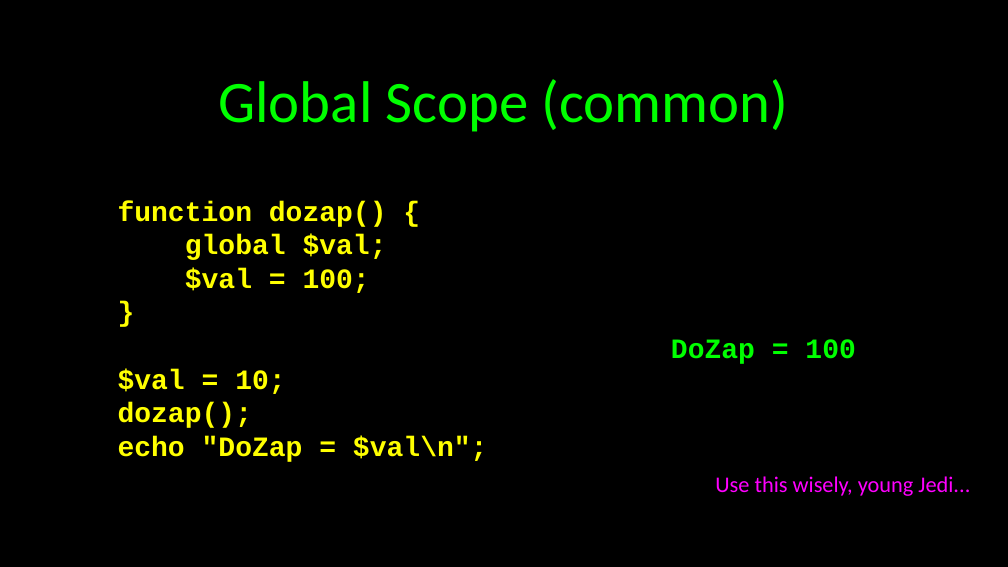
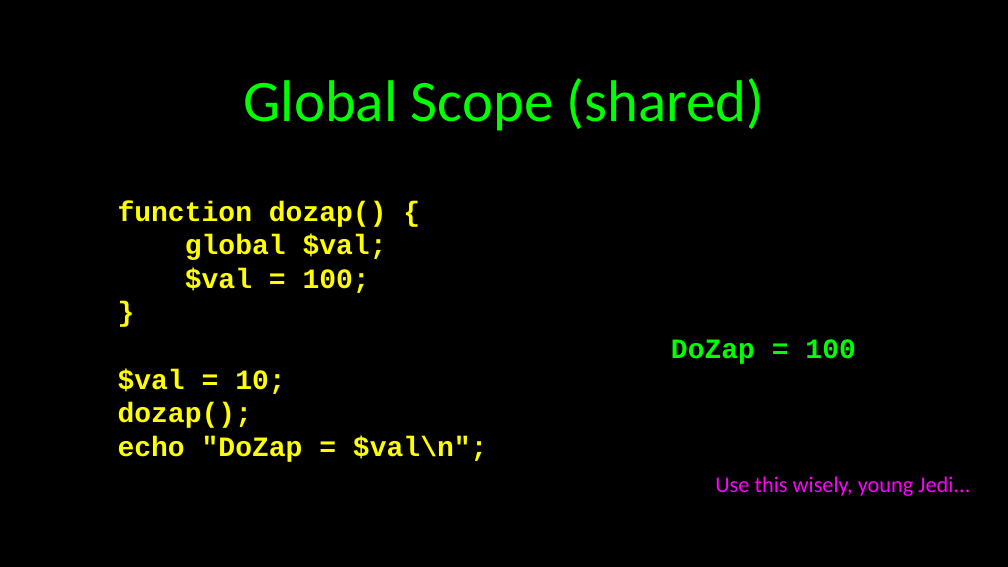
Before and after one commit to csev/wa4e, a slide deck: slide 17 of lectures/PHP-04-Functions.ppt (slide 21 before the commit). Drawn at 1008x567 pixels with LibreOffice and Linux fonts; fonts in the diff are those of the drawing. Boxes give left, top, right and bottom in pixels: in the first picture for what was removed or moved away, otherwise in the second. Text is boxed around its words. In the diff, an @@ line names an element or a change of style, - is before the commit and + after.

```diff
--- a/lectures/PHP-04-Functions.ppt
+++ b/lectures/PHP-04-Functions.ppt
@@ title at [244,78,764,131]: text changed @@
-Global Scope (common)
+Global Scope (shared)
```
Also in this commit, not shown: 23 other slides changed, 1 slide added, 1 slide removed, 7 other files.
